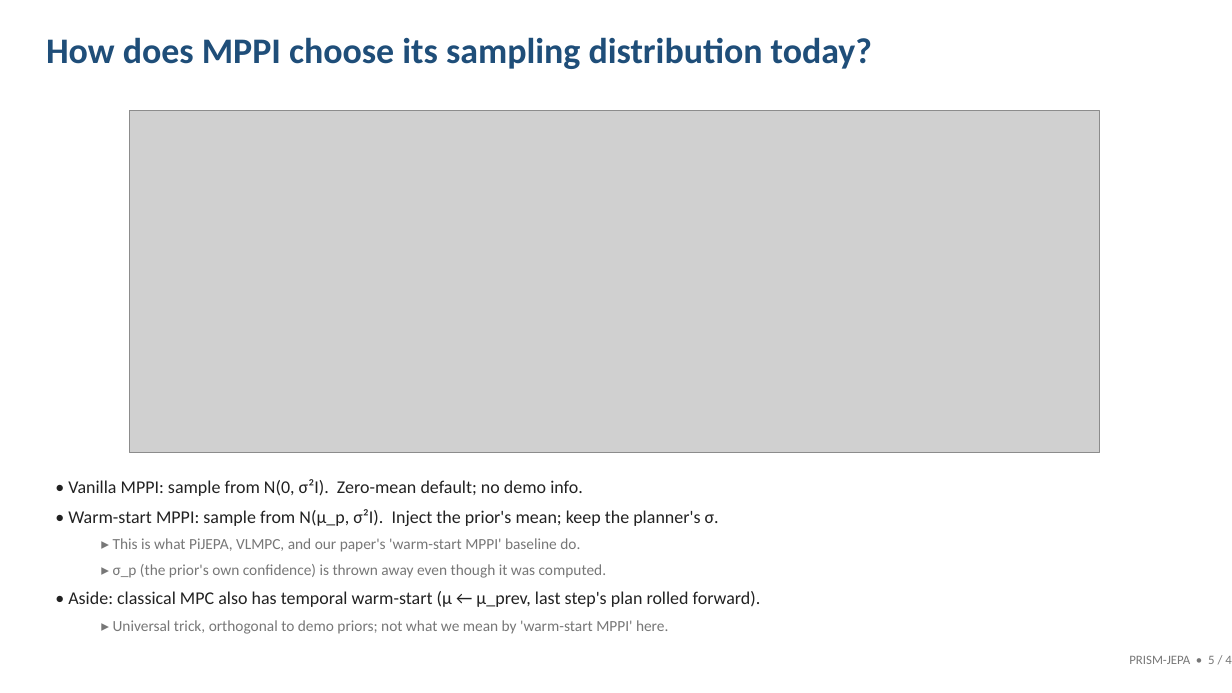
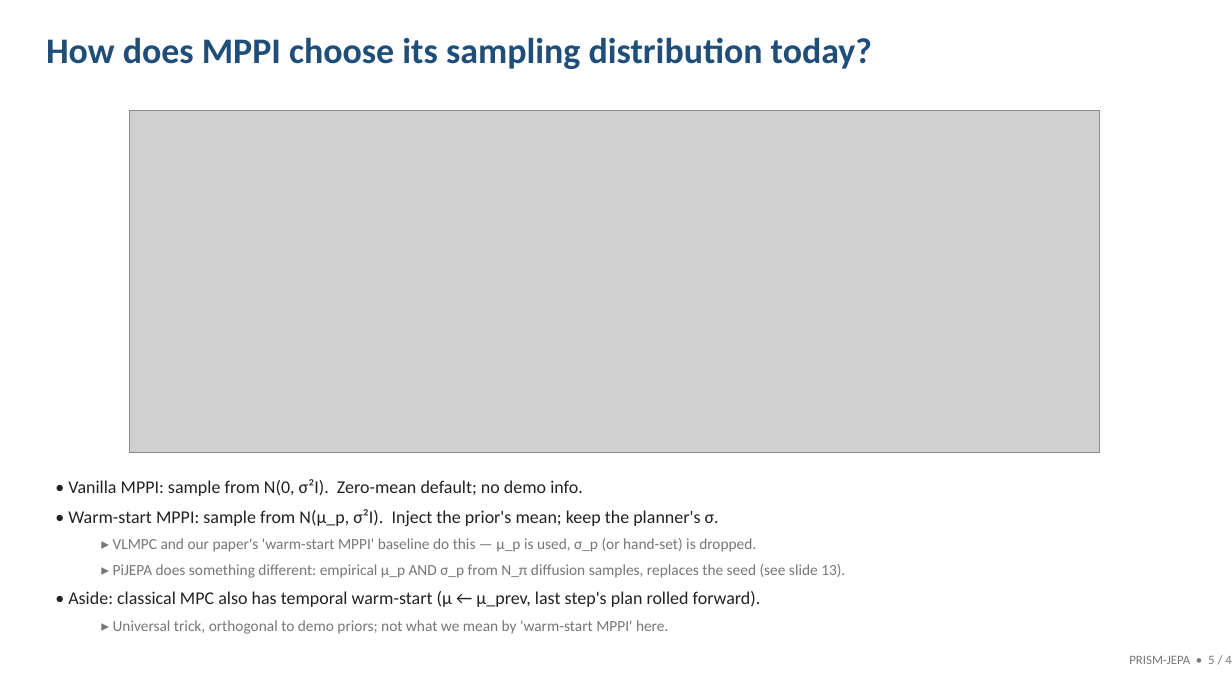
Before and after one commit to yomama2311/prism-ben, a slide deck: slide 5 of prism_jepa_slides.pptx. Drawn at 1232x693 pixels with LibreOffice and Linux fonts; fonts in the diff are those of the drawing; grey boxes stand for pictures. Boxes give left, top, right and bottom in pixels: in the first picture for what was removed or moved away, otherwise in the second. Text is boxed around its words. In the diff, an @@ line names an element or a change of style, - is before the commit and + after.

```diff
--- a/prism_jepa_slides.pptx
+++ b/prism_jepa_slides.pptx
@@ text at [113, 538, 845, 578]: text changed @@
-  ▸ This is what PiJEPA, VLMPC, and our paper's 'warm-start MPPI' baseline do.
-  ▸ σ_p (the prior's own confidence) is thrown away even though it was computed.
+  ▸ VLMPC and our paper's 'warm-start MPPI' baseline do this — μ_p is used, σ_p (or hand-set) is dropped.
+  ▸ PiJEPA does something different: empirical μ_p AND σ_p from N_π diffusion samples, replaces the seed (see slide 13).
```
Also in this commit, not shown: 2 other slides changed, 1 slide added, 1 slide removed, 2 other files.
